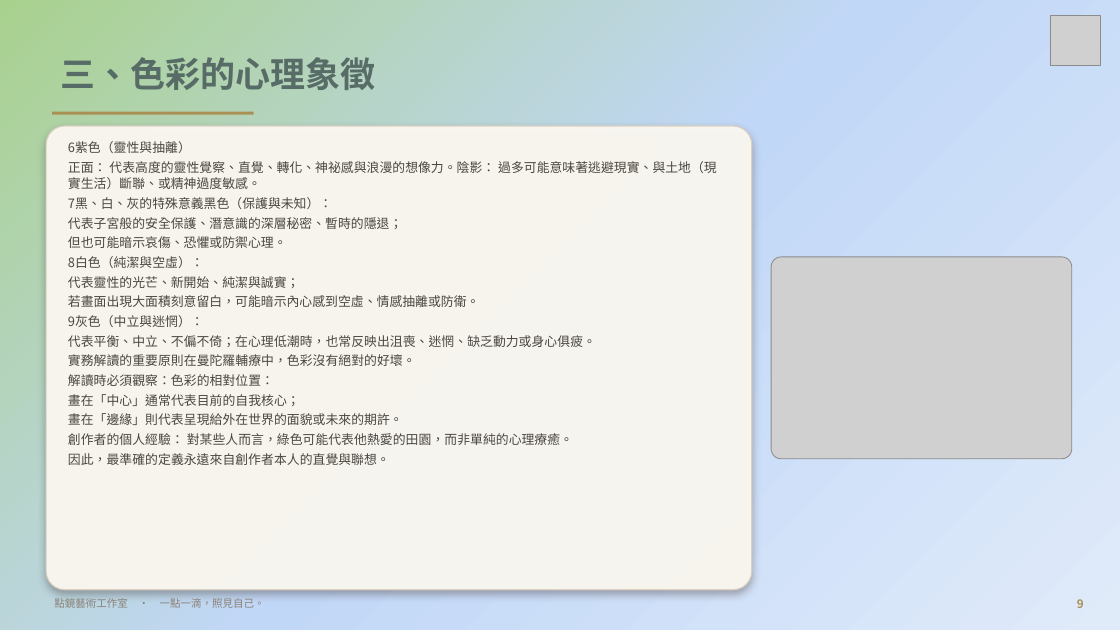
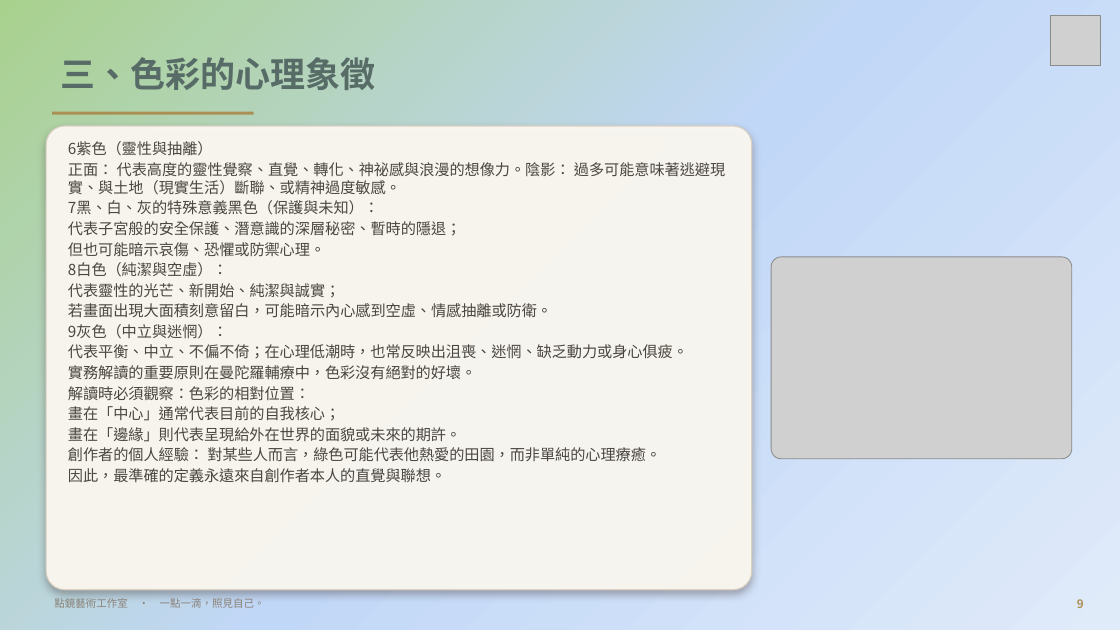
Before and after one commit to serina168/mandala-beginner, a slide deck: slide 9 of 繽紛五感體驗曼陀羅書籤畫_課程大綱.pptx. Drawn at 1120x630 pixels with LibreOffice and Linux fonts; fonts in the diff are those of the drawing; grey boxes stand for pictures; background and template pictures are left out. Boxes give left, top, right and bottom in pixels: in the first picture for what was removed or moved away, otherwise in the second. Text is boxed around its words. In the diff, an @@ line names an element or a change of style, - is before the commit and + after.

```diff
--- a/繽紛五感體驗曼陀羅書籤畫_課程大綱.pptx
+++ b/繽紛五感體驗曼陀羅書籤畫_課程大綱.pptx
@@ text "6紫色（靈性與抽離）" at bbox=[68, 141, 725, 482]: size 11 to 13 pt; line spacing 1.05 to 1; less space between paragraphs @@
```
Also in this commit, not shown: 8 other slides changed, 1 other file.
